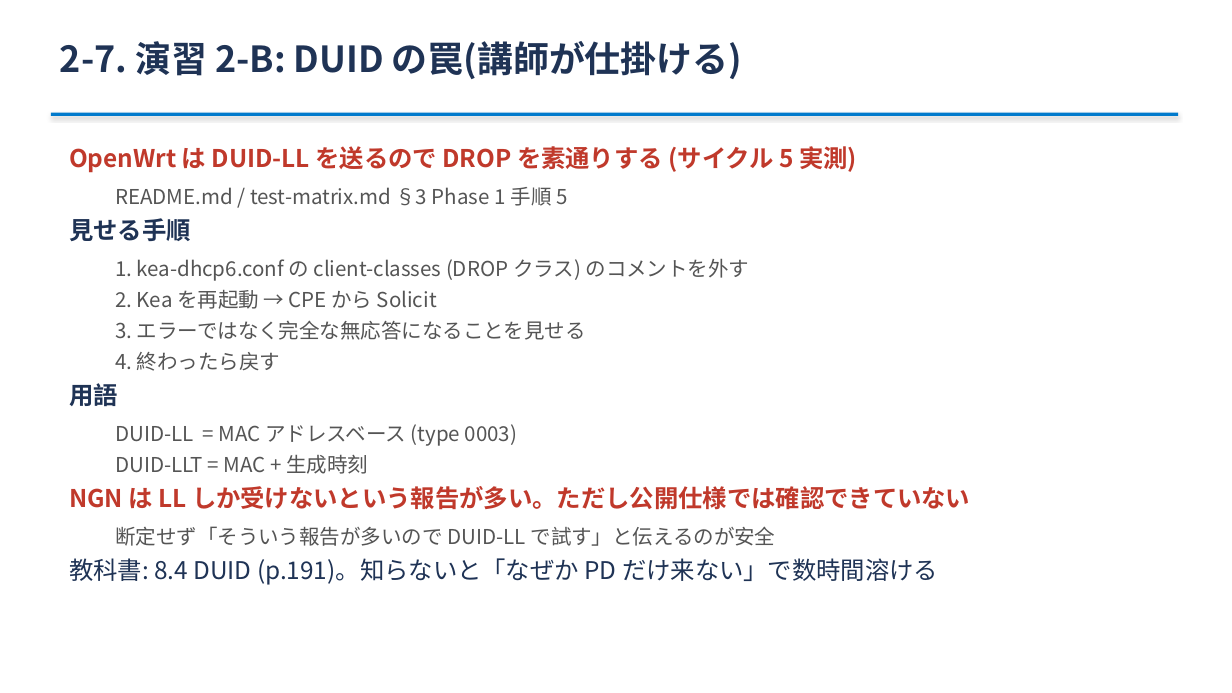
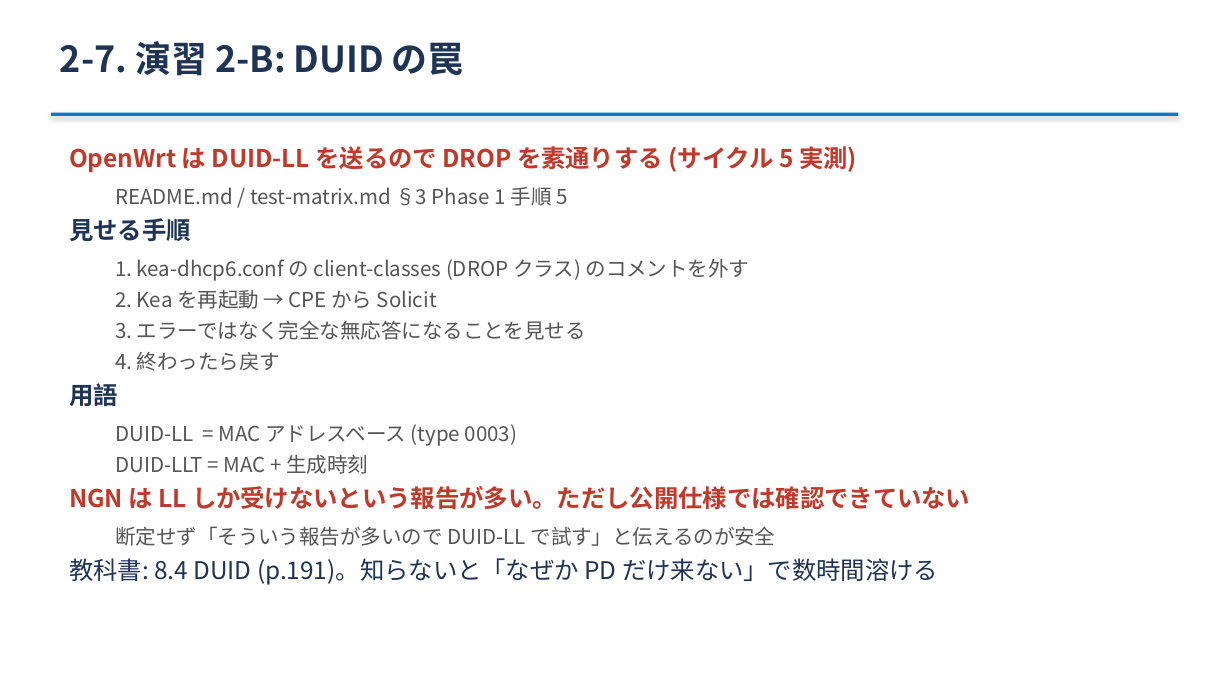
Before and after one commit to ginchankawaii/claude-code-book-template, a slide deck: slide 36 of docs/ipoe-lab/slides/toranomaki.pptx. Drawn at 1232x693 pixels with LibreOffice and Linux fonts; fonts in the diff are those of the drawing. Boxes give left, top, right and bottom in pixels: in the first picture for what was removed or moved away, otherwise in the second. Text is boxed around its words. In the diff, an @@ line names an element or a change of style, - is before the commit and + after.

```diff
--- a/docs/ipoe-lab/slides/toranomaki.pptx
+++ b/docs/ipoe-lab/slides/toranomaki.pptx
@@ text at (60, 41, 464, 76): text changed @@
-2-7. 演習 2-B: DUID の罠(講師が仕掛ける)
+2-7. 演習 2-B: DUID の罠
```
Also in this commit, not shown: 2 other slides changed, 5 other files.
